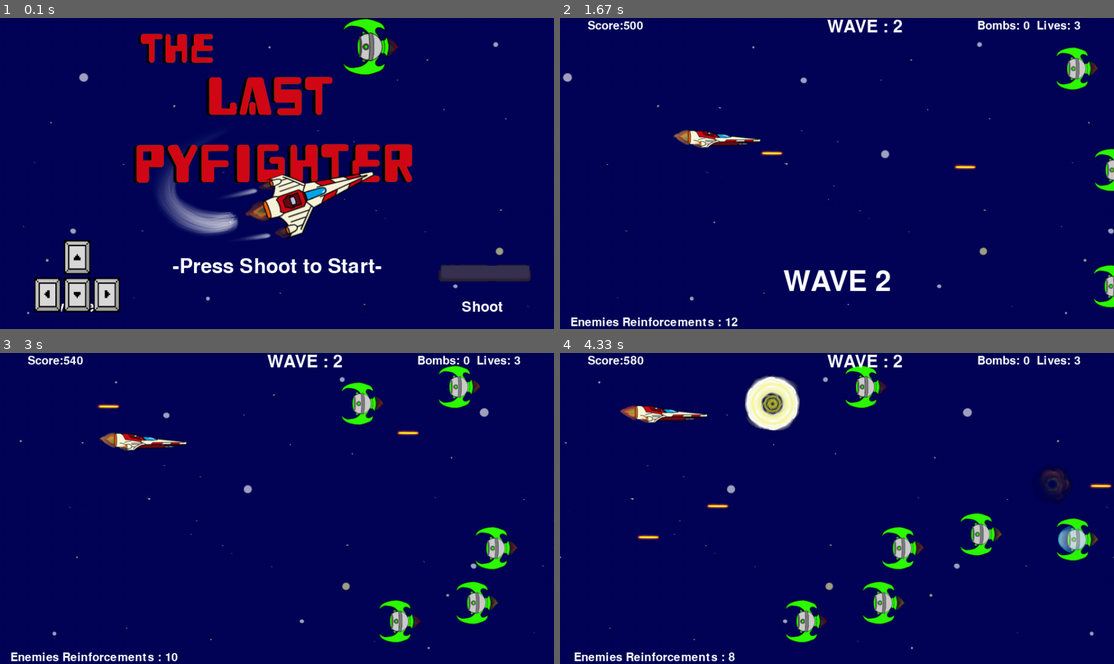
Above: before the commit, frames 1-4 (two rows, left to right).
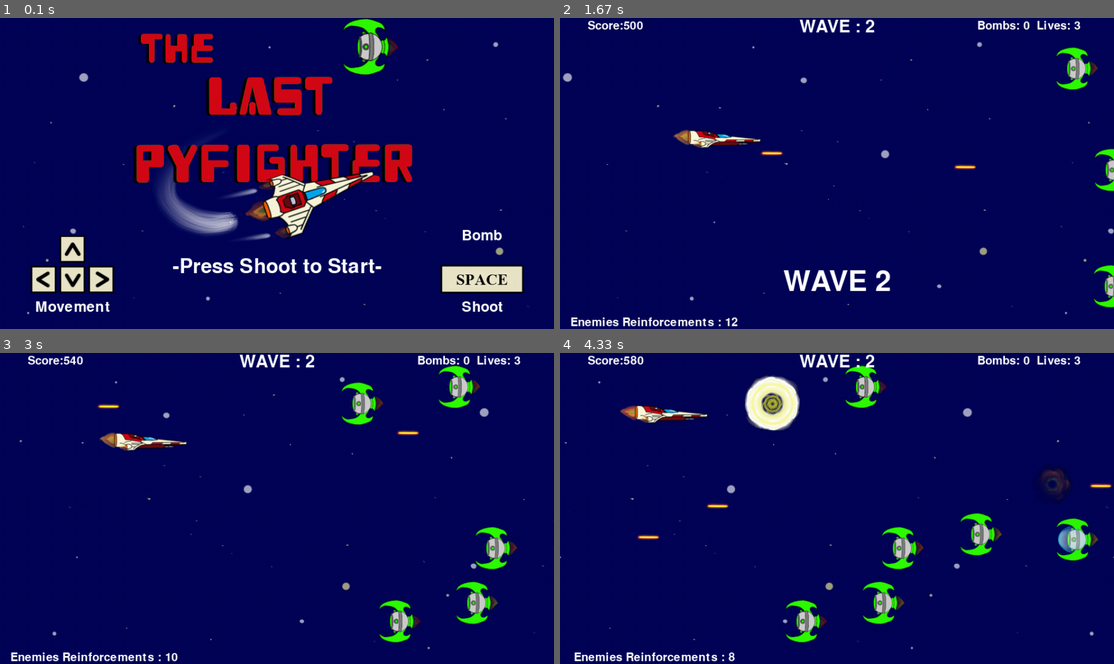
Above: after the commit, the same moments.

Repository: Demi-hero/UoN_Game_Project
Game: pygame game, started from Main.py
Two runs of this game, one before a commit and one after it. Both use one fixed random seed, a clock stepped at 60 frames per second and the inputs below.
Inputs:
- Up to frame 1 (0.1 s): no input
- Up to frame 2 (1.67 s): tap Space at 0.33, 1.07, 1.37, 1.62 s; tap B at 0.67 s; hold Right 1-1.47 s; hold Up from 1.55 s (still down)
- Up to frame 3 (3 s): release Up at 1.85 s; hold Right 1.88-2.35 s; tap Space at 1.95, 2.25, 2.45, 2.75 s; tap B at 2.03 s; hold Left 2.38-2.92 s; hold Down from 2.95 s (still down)
- Up to frame 4 (4.33 s): tap Space at 3.02, 3.35, 3.65, 3.78, 4.18 s; release Down at 3.25 s; hold Left 3.28-3.68 s; tap B at 3.43 s; hold Up 3.72-4.08 s; hold Right from 4.12 s (still down)

The runs differ from the first frame. In frame 1, 4.2% of the frame differs, in the area x 5-96%, y 67-95%; in frame 2, 0.4%; in frame 3, 0.4%; in frame 4, 0.4%.

Commit message:
Game Update
removed old graphics and updtaed resource gain logic

Diff:
--- a/Main.py
+++ b/Main.py
@@ -95,7 +95,7 @@
                     self.new_wave = True
                     new_timer = pyg.time.get_ticks()
                     self.alien_count = self.BASE_count + self.wavenum*5
-                    if self.wavenum % 4 == 0:
+                    if self.wavenum % 4 == 1 and self.wavenum != 1:
                         self.lives += 1
                         self.bombs += 1
 
@@ -120,7 +120,7 @@
                 self.message_display("Score:{}".format(self.score), 0.025, 0.1, 20)
                 self.message_display("Lives: {}".format(self.lives), 0.025, .9, 20)
                 self.message_display("Bombs: {}".format(self.bombs), 0.025, .8, 20)
-                self.message_display("WAVE : {}".format(self.wavenum), 0.029, .55, font_size=30)
+                self.message_display("WAVE : {}".format(self.wavenum), 0.029, .5, font_size=30)
                 if self.alien_count > 0:
                     self.message_display("Enemies Reinforcements : {}".format(self.alien_count), 0.98, .17, 20)
                 else:
--- a/av_data.py
+++ b/av_data.py
@@ -14,10 +14,8 @@
     # class containing all the files that need loading in game that don't relate to an in game sprite.
 
     def load_data(self):
-        self.arrows = pyg.image.load(os.path.join("images", "PixelKeys2.png"))
-        self.h = pyg.image.load(os.path.join("images", "h.png"))
-        self.l = pyg.image.load(os.path.join("images", "L.png"))
-        self.space = pyg.image.load(os.path.join("images", "spacebar.png"))
+        self.arrows = pyg.image.load(os.path.join("images", "keys.png"))
+        self.space = pyg.image.load(os.path.join("images", "space.png"))
         self.title = pyg.image.load(os.path.join("images", "Title.png"))
         # load in the high scores
 
--- a/eventhandler.py
+++ b/eventhandler.py
@@ -11,14 +11,11 @@
     def on_startup(self, background, files):
         background.draw()
         background.update()
-        # self.message_display("Highscores :",xloc=.35)
-        # self.message_display(" Lore :", xloc=.65)
         self.message_display("Movement", yloc=.93, xloc=.13, font_size=25)
         self.message_display("Shoot", yloc=.93, xloc=.87, font_size=25)
+        self.message_display("Bomb", yloc=.7, xloc= .87, font_size=25 )
         background.screen.blit(files["images"].title, (221, 0))
         background.screen.blit(files["images"].arrows, (50, 375))
-        # gamedata.background.screen.blit(Game_Data.startup.h, (425, 228))
-        # gamedata.background.screen.blit(Game_Data.startup.l, (675, 228))
         background.screen.blit(files["images"].space, (760, 426))
         self.message_display("-Press Shoot to Start-", .8, font_size=35)
         pyg.display.flip()
--- a/highscore.csv
+++ b/highscore.csv
@@ -3,6 +3,7 @@
 ally,1570
 Bad,550
 ohnososad,360
+bomb,320
 Jes,300
 Peter,200
 howdoyouevengame,0
Binary file removed: images/L.png
Binary file removed: images/PixelKeys2.png
Binary file removed: images/bomb.png
Binary file removed: images/game_over.png
Binary file removed: images/h.png
Binary file removed: images/spacebar.png
Not shown, removed: sounds/0614.wav
